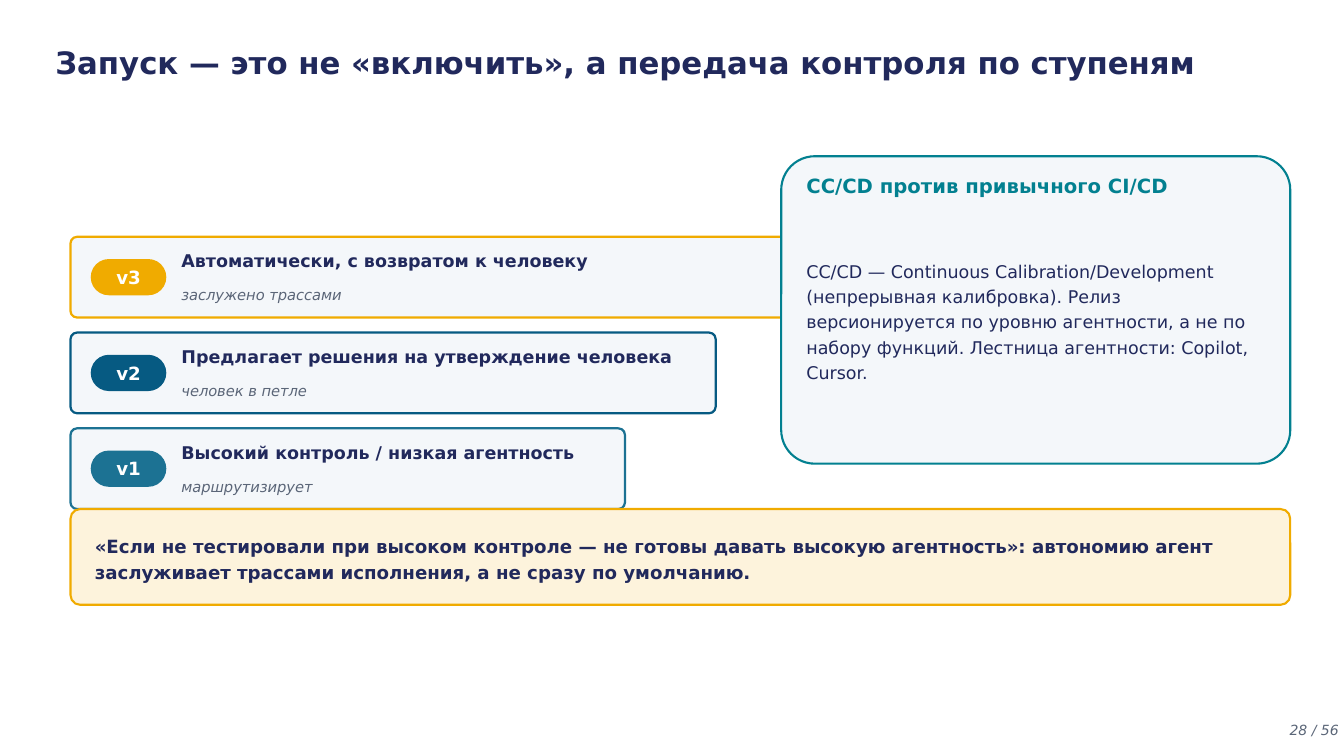
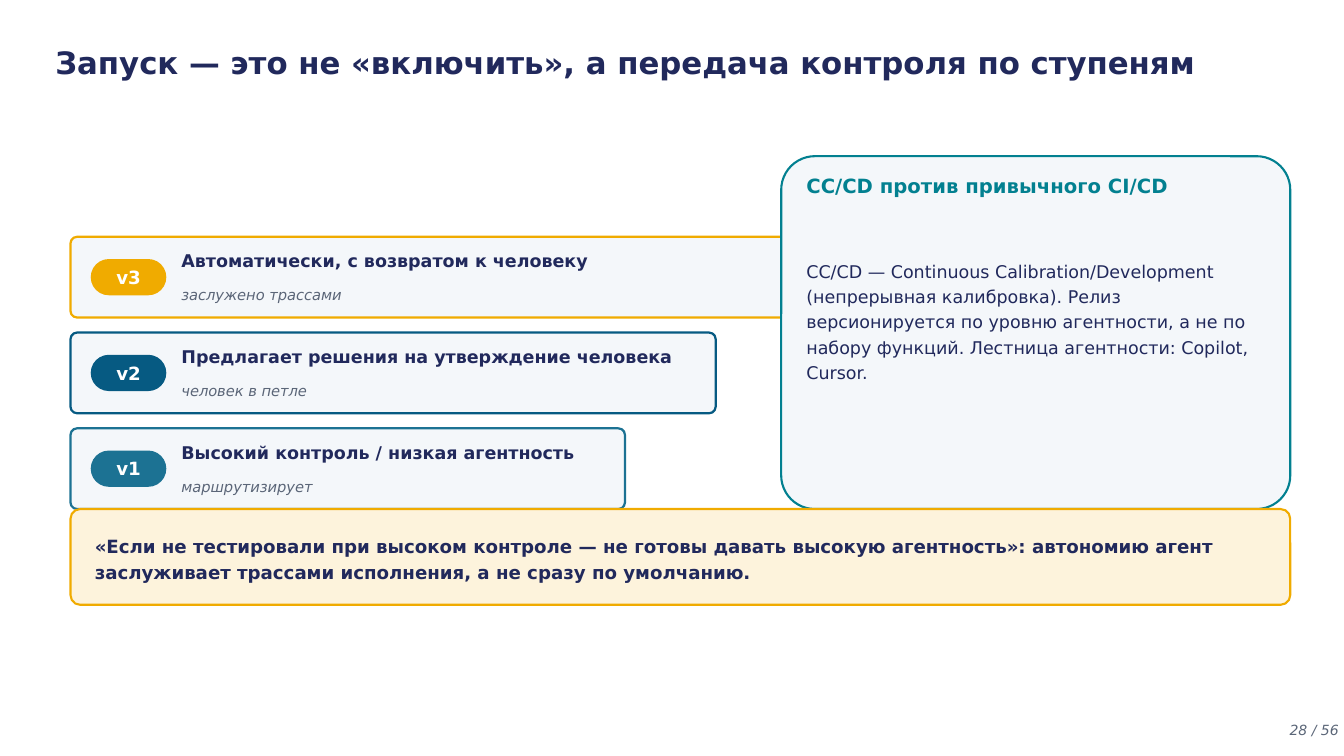
Before and after one commit to tellina-study/AI-usage-lessons, a slide deck: slide 28 of library/lectures/lec-05/rendered/lec-05.pptx. Drawn at 1344x756 pixels with LibreOffice and Linux fonts; fonts in the diff are those of the drawing. Boxes give left, top, right and bottom in pixels: in the first picture for what was removed or moved away, otherwise in the second. Text is boxed around its words. In the diff, an @@ line names an element or a change of style, - is before the commit and + after.

```diff
--- a/library/lectures/lec-05/rendered/lec-05.pptx
+++ b/library/lectures/lec-05/rendered/lec-05.pptx
@@ rounded rectangle: place and size @@
-rounded rectangle at <box>781,156,1291,464</box>
+rounded rectangle at <box>781,156,1291,509</box>
@@ rounded rectangle at <box>781,156,1291,509</box>: proportions changed @@
```
Also in this commit, not shown: 16 other slides changed, 25 other files.
